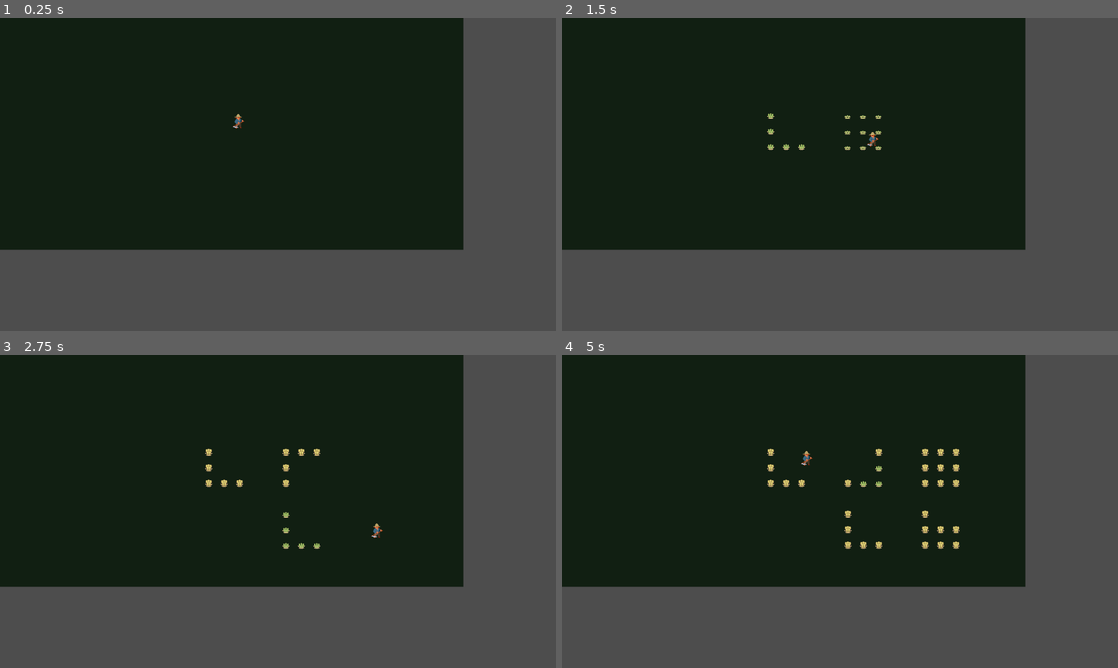
Above: before the commit, frames 1-4 (two rows, left to right).
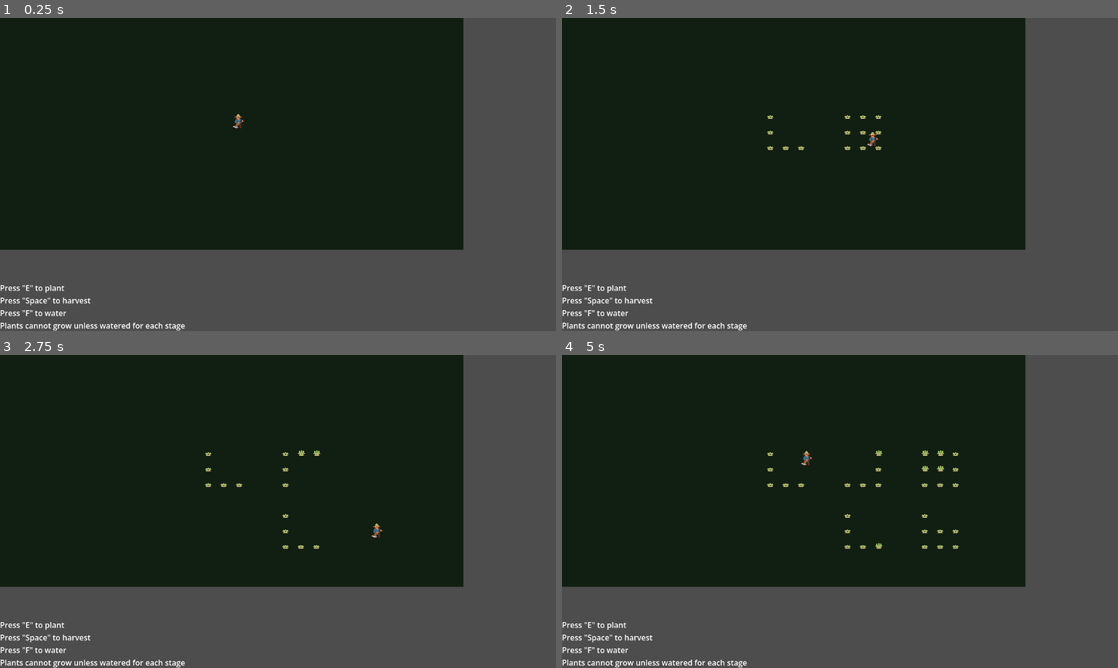
Above: after the commit, the same moments.

Repository: scumpiest/juniper-jam
Game: Godot game, scene res://scenes/main.tscn
Same seed, same stepped clock (60 frames per second), same inputs: the game is played once before the commit and once after it.
Inputs:
- Up to frame 1 (0.25 s): no input
- Up to frame 2 (1.5 s): tap E (plant_seeds) at 0.5, 1.25 s; hold D (move_right) 0.53-1.28 s; hold Space (harvest) 0.53-1.28 s; tap F (water, bound only after the commit) at 0.8, 1.35 s; hold S (move_down) from 1.28 s (still down)
- Up to frame 3 (2.75 s): tap Space (harvest) at 1.55 s; tap E (plant_seeds) at 2 s; release S (move_down) at 2.03 s; hold D (move_right) from 2.03 s (still down); hold Space (harvest) from 2.03 s (still down); tap F (water, bound only after the commit) at 2.3 s
- Up to frame 4 (5 s): tap E (plant_seeds) at 2.75, 2.85, 3.5, 4.25 s; release D (move_right) at 2.78 s; release Space (harvest) at 2.78 s; hold W (move_up) 2.78-3.53 s; tap Space (harvest) at 3.05, 4.55 s; hold 1 (slot_1) 3.53-4.28 s; hold A (move_left) from 3.53 s (still down); tap F (water, bound only after the commit) at 3.8 s; tap 2 (slot_2) at 4.35 s

The runs differ from the first frame. In frame 1, 0.7% of the frame differs, in the area x 0-34%, y 85-100%; in frame 2, 0.8%; in frame 3, 1.0%; in frame 4, 1.4%, in the area x 0-72%, y 29-100%.

Commit message:
Added ability to water plants

Diff:
--- a/project.godot
+++ b/project.godot
@@ -76,6 +76,11 @@
 "events": [Object(InputEventKey,"resource_local_to_scene":false,"resource_name":"","device":-1,"window_id":0,"alt_press …(191 unchanged characters)…
 ]
 }
+water={
+"deadzone": 0.2,
+"events": [Object(InputEventKey,"resource_local_to_scene":false,"resource_name":"","device":-1,"window_id":0,"alt_pressed":false,"shift_pressed":false,"ctrl_pressed":false,"meta_pressed":false,"pressed":false,"keycode":0,"physical_keycode":70,"key_label":0,"unicode":102,"location":0,"echo":false,"script":null)
+]
+}
 
 [layer_names]
 
--- a/scenes/main.tscn
+++ b/scenes/main.tscn
@@ -96,3 +96,18 @@
 
 [node name="Player" parent="." unique_id=2141744375 instance=ExtResource("5_tbgi4")]
 position = Vector2(477, 198)
+
+[node name="CanvasLayer" type="CanvasLayer" parent="." unique_id=1140806622]
+
+[node name="Label" type="Label" parent="CanvasLayer" unique_id=1284041041]
+anchors_preset = 12
+anchor_top = 1.0
+anchor_right = 1.0
+anchor_bottom = 1.0
+offset_top = -23.0
+grow_horizontal = 2
+grow_vertical = 0
+text = "Press \"E\" to plant
+Press \"Space\" to harvest
+Press \"F\" to water
+Plants cannot grow unless watered for each stage"
--- a/scenes/plant/plant.gd
+++ b/scenes/plant/plant.gd
@@ -9,6 +9,7 @@
 var _tile: Vector2i
 var _first_seed: PlantResource
 var _is_crossbred: bool = false
+var _is_watered : bool = false
 
 @onready var _sprite: Sprite2D = $Sprite2D
 
@@ -47,11 +48,12 @@
 	if data == null or _current_stage >= FINAL_STAGE:
 		return
 
-	_grow_timer += delta
-	if _grow_timer >= data.grow_speed:
-		_grow_timer = 0.0
-		_current_stage += 1
-		_update_sprite()
+	if _is_watered :
+		_grow_timer += delta
+		if _grow_timer >= data.grow_speed:
+			_grow_timer = 0.0
+			_current_stage += 1
+			_update_sprite()
 
 
 func harvest() -> void:
@@ -70,6 +72,7 @@
 	if data == null:
 		return
 	_sprite.texture = data.get_stage_texture(_current_stage)
+	_is_watered = false
 
 
 func _reset_growth() -> void:
--- a/scenes/plant/plant.tscn
+++ b/scenes/plant/plant.tscn
@@ -1,18 +1,18 @@
 [gd_scene format=3 uid="uid://y3g2jjhgfjvd"]
 
-[ext_resource type="Script" path="res://scenes/plant/plant.gd" id="1_plant"]
+[ext_resource type="Script" uid="uid://dhgmd67c3dqq" path="res://scenes/plant/plant.gd" id="1_plant"]
 
 [sub_resource type="RectangleShape2D" id="RectangleShape2D_pg0gb"]
 size = Vector2(13, 6.5)
 
-[node name="Plant" type="Area2D" groups=["crops"]]
+[node name="Plant" type="Area2D" unique_id=2012410163 groups=["crops"]]
 collision_layer = 2
 collision_mask = 0
 script = ExtResource("1_plant")
 
-[node name="Sprite2D" type="Sprite2D" parent="."]
+[node name="Sprite2D" type="Sprite2D" parent="." unique_id=2078884785]
 position = Vector2(0, -6)
 
-[node name="CollisionShape2D" type="CollisionShape2D" parent="."]
+[node name="CollisionShape2D" type="CollisionShape2D" parent="." unique_id=50628294]
 position = Vector2(0.5, -2.25)
 shape = SubResource("RectangleShape2D_pg0gb")
--- a/scenes/player.gd
+++ b/scenes/player.gd
@@ -21,8 +21,14 @@
 func _unhandled_input(event: InputEvent) -> void:
 	if event.is_action_pressed("harvest"):
 		_try_harvest()
+	if event.is_action_pressed("water"):
+		_try_water()
 
 
+func _try_water() -> void:
+	for area in _harvest_area.get_overlapping_areas():
+		if area.is_in_group("crops") and not area._is_watered:
+			area._is_watered = true
 func _try_harvest() -> void:
 	for area in _harvest_area.get_overlapping_areas():
 		if area.is_in_group("crops") and area.has_method("harvest"):
